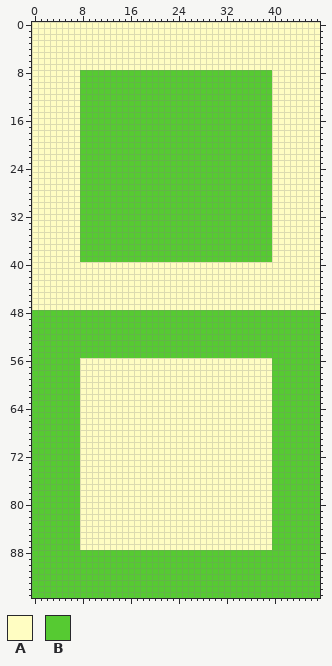
File history of a sprite sheet, _AUX/tile.png. The picture above is the old version.
The file is 96x192 pixels, drawn in blocks of 2x2; one block is one cell here. Colours within 5 levels of each other are drawn and written as one.
Palette (. is transparent): A #fffdc2  B #56ca32
Once edited:
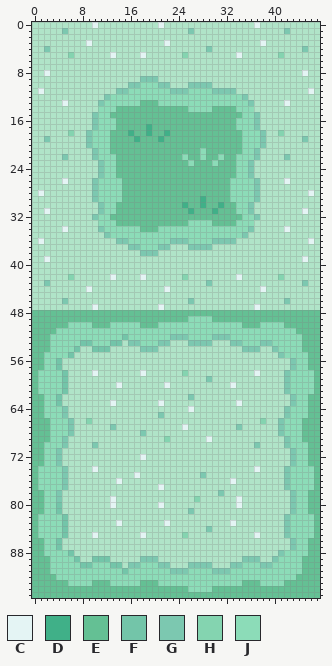
Colours new in this view: C #e4f4f4  D #40b088  E #64c094  F #73c5a9  G #7cc8b0  H #84d4b0  J #8cdcb8
Difference:
colour A: #fffdc2 -> #b0e4c8
Changed rows in their new state; - is a pixel that keeps its letter.
first column x 0:
 0 ----------C----------C---------------C----------
 1 -----G--------------------G---------------G-----
 3 ---------C------------C---------------C---------
 4 --G--------------------------G---------------G--
 5 ------H------C----C------H--------C------H------
 8 --C-----AAAAAAAAAAAAAAAAAAAAAAAAAAAAAAAA-----C--
 9 --------AAAAAAAAAAGGGAAAAAAAAAAAAAAAAAAA--------
10 --------AAAAAAAAGGJJJGGAAAGGGGAAAAAAAAAA--------
11 -C------AAAAAAGGJJJJJJJGGGJJJJGGGGAAAAAA------C-
12 --------AAAAGJJJJJJJJJJJJJJJJJJJJJJGAAAA--------
13 -----C--AAAGJJJJJJEEEJJJJJJJJJJJJJJJGAAA--C-----
14 --------AAAJJJEEEEEEEEEEEEJJJJEEEEJJJAAA--------
15 --------AAGJJEEEEEEEEEEEEEEEEEEEEEEJJGAA--------
16 --------AAGJJJEEEEEEEEEEEEEEEEEEEEJJJGAA--------
17 --------AAGJJJEEEEEDEEEEEEEEEEEEEEJJJGAA--------
18 ------H-AGJJJEEEDEEDEEDEEEEEEEEEEEEJJJGA-H------
19 --G-----AGJJJEEEEDEEEDEEEEEEEEEEEEEJJJGA-----G--
20 --------AGJJJEEEEEEEEEEEEEEEEEEEEEEJJJGA--------
21 --------AAGJJEEEEEEEEEEEEEEEJEEEEEEJJGAA--------
22 -----G--AAGJJJEEEEEEEEEEEJEEJEEJEEJJJGAA--G-----
23 --------AAAGJJEEEEEEEEEEEEJEEEJEEEJJGAAA--------
24 --------AAAGJJEEEEEEEEEEEEEEEEEEEEJJGAAA--------
25 --------AAAGJJEEEEEEEEEEEEEEEEEEEEJJGAAA--------
26 -----C--AAGJJJJEEEEEEEEEEEEEEEEEEJJJJGAA--C-----
27 --------AAGJJJJEEEEEEEEEEEEEEEEEEJJJJGAA--------
28 -C------AAGJJJJEEEEEEEEEEEEEEEEEEJJJJGAA------C-
29 --------AAGJJJJEEEEEEEEEEEEEDEEEEJJJJGAA--------
30 --------AAAGJJEEEEEEEEEEEDEEDEEDEEJJGAAA--------
31 --C-----AAAGJJEEEEEEEEEEEEDEEEDEEEJJGAAA-----C--
32 --------AAGJJEEEEEEEEEEEEEEEEEEEEEEJJGAA--------
33 --------AAAJJJEEEEEEEEEEEEJJJJEEEEJJJAAA--------
34 -----C--AAAGJJJJJJEEEJJJJJJJJJJJJJJJGAAA--C-----
35 --------AAAAGJJJJJJJJJJJJJJJJJJJJJJGAAAA--------
36 -C------AAAAAAGGJJJJJJJGGGJJJJGGGGAAAAAA------C-
37 --------AAAAAAAAGGJJJGGAAAGGGGAAAAAAAAAA--------
38 --------AAAAAAAAAAGGGAAAAAAAAAAAAAAAAAAA--------
39 --C-----AAAAAAAAAAAAAAAAAAAAAAAAAAAAAAAA-----C--
42 ------H------C----C------H--------C------H------
43 --G--------------------------G---------------G--
44 ---------C------------C---------------C---------
46 -----G--------------------G---------------G-----
47 ----------C----------C---------------C----------
48 EEEEEEEEEEEEEEEEEEEEEEEEEEEEEEEEEEEEEEEEEEEEEEEE
49 EEEEEEEEEEEEEEEEEEEEEEEEEEJJJJEEEEEEEEEEEEEEEEEE
50 EEEEEEJJJJEEEJJJJJEEEJJJJJJJJJJJJJJEEEJJJJEEEEEE
51 EEEEJJJJJJJJJJJJJJJJJJJJJJJJJJJJJJJJJJJJJJJJEEEE
52 EEEJJJJJJJJJJJJFJJJJJJJGGGJJJJGGGJJJJJJJJJJJJEEE
53 EEEJJJJJFFJJJFFAGGJJJGGAAAGGGGAAAGGJJJGGJJJJJEEE
54 EEEJJJJFAAFFFAAAAAGGGAAAAAAAAAAAAAAGGGAAGJJJJEEE
55 EEJJJJFAAAAAAAAAAAAAAAAAAAAAAAAAAAAAAAAAAGJJJJEE
56 EEJJFAAA--------------------------------AAAGJJEE
57 EEJJFAAA--------------------------------AAAGJJEE
58 EJJJJFAA--C-------C------H-----------C--AAGJJJJE
59 EJJJJFAA---------------------G----------AAGJJJJE
60 EJJJJFAA------C-------C----------C------AAGJJJJE
61 EJJJJFAA--------------------------------AAGJJJJE
62 EEJJFAAA------------------G-------------AAAGJJEE
63 EEJJFAAA-----C-------C------------C-----AAAGJJEE
64 EEJJJGAA------------------C-------------AAGJJJEE
65 EEJJJGAA-------------G------------------AAGJJJEE
66 EEEJJJGA-H----------------------------H-AGJJJEEE
67 EEEJJJGA-----G-----------C--------G-----AGJJJEEE
68 EEEJJJGA----------G---------------------AGJJJEEE
69 EEEJJGAA--------------H------C----------AAGJJEEE
70 EEJJJGAA--G--------------------------G--AAGJJJEE
71 EEJJGAAA--------------------------------AAAGJJEE
72 EEJJGAAA----------C---------------------AAAGJJEE
73 EEJJGAAA--------------------------------AAAGJJEE
74 EJJJJGAA--C--------------------------C--AAGJJJJE
75 EJJJJGAA---------C----------G-----------AAGJJJJE
76 EJJJJGAA------C------------------C------AAGJJJJE
77 EJJJJGAA-------------C------------------AAGJJJJE
78 EEJJGAAA-----------------------G--------AAAGJJEE
79 EEJJGAAA-----C-------------H------C-----AAAGJJEE
80 EEJJFAAA-----C-------C------------C-----AAAGJJEE
81 EEJJFAAA------------------G-------------AAAGJJEE
82 EJJJJFAA--------------------------------AAGJJJJE
83 EJJJJFAA------C-------C----------C------AAGJJJJE
84 EJJJJFAA---------------------G----------AAGJJJJE
85 EJJJJFAA--C-------C------H-----------C--AAGJJJJE
86 EEJJFAAA--------------------------------AAAGJJEE
87 EEJJFAAA--------------------------------AAAGJJEE
88 EEJJJJFAAAAAAAAAAAAAAAAAAAAAAAAAAAAAAAAAAGJJJJEE
89 EEEJJJJFAAFFFAAAAAGGGAAAAAAAAAAAAAAGGGAAGJJJJEEE
90 EEEJJJJJFFJJJFFAGGJJJGGAAAGGGGAAAGGJJJGGJJJJJEEE
91 EEEJJJJJJJJJJJJFJJJJJJJGGGJJJJGGGJJJJJJJJJJJJEEE
92 EEEEJJJJJJJJJJJJJJJJJJJJJJJJJJJJJJJJJJJJJJJJEEEE
93 EEEEEEJJJJEEEJJJJJEEEJJJJJJJJJJJJJJEEEJJJJEEEEEE
94 EEEEEEEEEEEEEEEEEEEEEEEEEEJJJJEEEEEEEEEEEEEEEEEE
95 EEEEEEEEEEEEEEEEEEEEEEEEEEEEEEEEEEEEEEEEEEEEEEEE
Pixel boxes of the changes (left, top, right, bottom) in both pictures:
changed: (32, 22, 320, 598)
